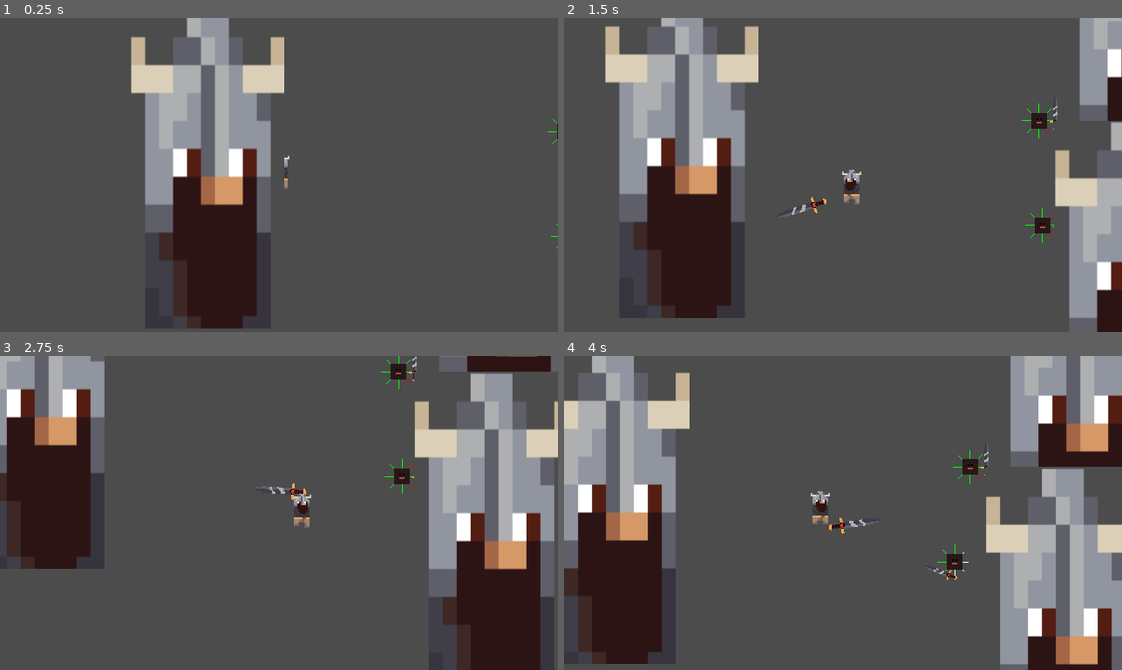
Above: before the commit, frames 1-4 (two rows, left to right).
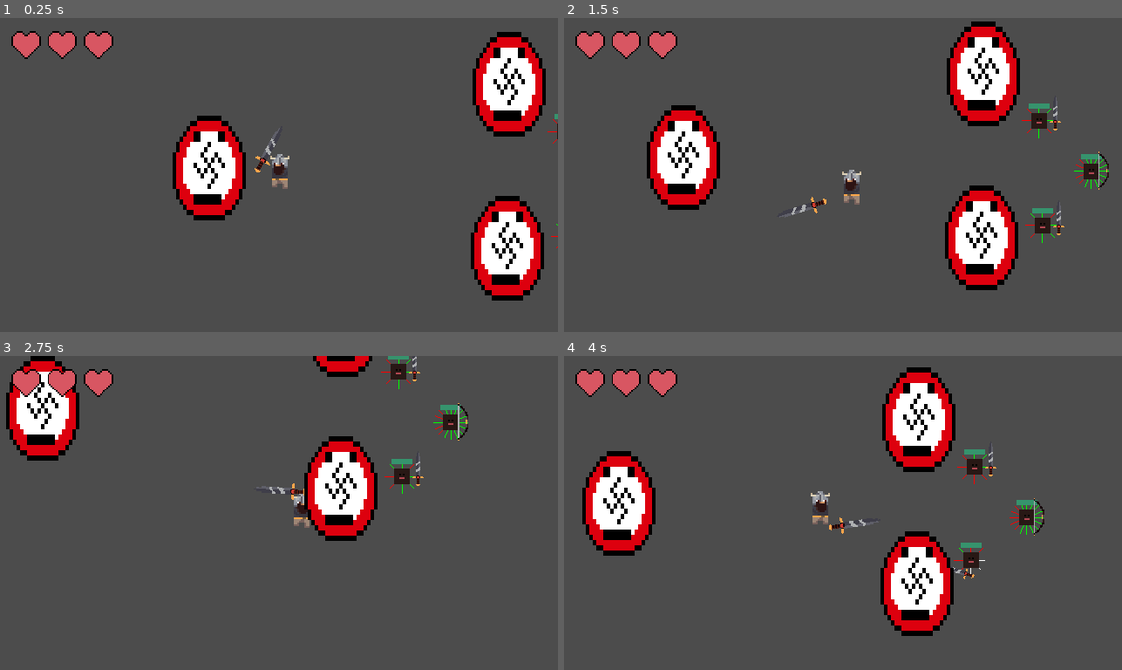
Above: after the commit, the same moments.

Repository: theomayoraz30/dwarf_adventure
Game: Godot game, scene res://scenes/main.tscn
Same seed, same stepped clock (60 frames per second), same inputs: the game is played once before the commit and once after it. Sound files missing from this copy of the repository are replaced by a short silence.
Inputs (mouse positions are in pixels of both pictures, inside the frame that each line leads up to):
- Up to frame 1 (0.25 s): no input
- Up to frame 2 (1.5 s): tap Enter at 0.5 s; move the mouse to (965, 159) at 0.52 s; press the mouse at (965, 159) at 0.53 s; hold D (right) 0.53-1.28 s; move the mouse to (731, 190) at 1.27 s; release the mouse at (731, 190) at 1.28 s; hold S (down) from 1.28 s (still down); click (731, 190) at 1.35 s
- Up to frame 3 (2.75 s): move the mouse to (334, 443) at 2.02 s; release S (down) at 2.03 s; press the mouse at (334, 443) at 2.03 s; hold D (right) from 2.03 s (still down)
- Up to frame 4 (4 s): move the mouse to (815, 575) at 2.77 s; release D (right) at 2.78 s; release the mouse at (815, 575) at 2.78 s; hold W (up) 2.78-3.53 s; click (815, 575) at 2.85 s; move the mouse to (1010, 560) at 3.52 s; press the mouse at (1010, 560) at 3.53 s; hold A (left) from 3.53 s (still down)

The runs differ from the first frame. In frame 1, 27% of the frame differs, in the area x 2-100%, y 0-99%; in frame 2, 35%; in frame 3, 35%; in frame 4, 45%, in the area x 0-100%, y 0-100%.

Commit message:
health & goblin hit sound

Diff:
--- a/enemies/EnemyMelee.tscn
+++ b/enemies/EnemyMelee.tscn
@@ -1,9 +1,12 @@
-[gd_scene load_steps=10 format=2]
+[gd_scene load_steps=13 format=2]
 
 [ext_resource path="res://scenes/Weapon.gd" type="Script" id=1]
 [ext_resource path="res://enemies/enemy_melee.gd" type="Script" id=2]
 [ext_resource path="res://enemies/blackEnemies.png" type="Texture" id=3]
 [ext_resource path="res://player/sword.png" type="Texture" id=4]
+[ext_resource path="res://UI/healthbar-bg.png" type="Texture" id=5]
+[ext_resource path="res://UI/healthbar.png" type="Texture" id=6]
+[ext_resource path="res://sound/zemmour-goblin.mp3" type="AudioStream" id=7]
 
 [sub_resource type="RectangleShape2D" id=1]
 extents = Vector2( 4.5, 4.5 )
@@ -126,6 +129,17 @@
 agro_range = 150
 patrol_range = 20
 
+[node name="HealthProgess" type="TextureProgress" parent="."]
+margin_left = -6.0
+margin_top = -10.0
+margin_right = 122.0
+margin_bottom = 30.0
+rect_scale = Vector2( 0.0942375, 0.0942375 )
+max_value = 6.0
+value = 6.0
+texture_under = ExtResource( 5 )
+texture_progress = ExtResource( 6 )
+
 [node name="Sprite" type="Sprite" parent="."]
 texture = ExtResource( 3 )
 
@@ -154,4 +168,8 @@
 scale = Vector2( 0.5, 0.5 )
 texture = ExtResource( 4 )
 
+[node name="HitSound" type="AudioStreamPlayer" parent="."]
+stream = ExtResource( 7 )
+pitch_scale = 0.9
+
 [connection signal="body_entered" from="Weapon" to="." method="_on_weapon_body_entered"]
--- a/enemies/EnemyRanged.tscn
+++ b/enemies/EnemyRanged.tscn
@@ -1,10 +1,13 @@
-[gd_scene load_steps=15 format=2]
+[gd_scene load_steps=18 format=2]
 
 [ext_resource path="res://enemies/enemy_ranged.gd" type="Script" id=1]
 [ext_resource path="res://enemies/blackEnemies.png" type="Texture" id=2]
 [ext_resource path="res://icons/bow-icon.png" type="Texture" id=3]
 [ext_resource path="res://enemies/Arrow.tscn" type="PackedScene" id=4]
 [ext_resource path="res://enemies/bow-sheet.png" type="Texture" id=5]
+[ext_resource path="res://UI/healthbar-bg.png" type="Texture" id=6]
+[ext_resource path="res://UI/healthbar.png" type="Texture" id=7]
+[ext_resource path="res://sound/zemmour-goblin.mp3" type="AudioStream" id=8]
 
 [sub_resource type="RectangleShape2D" id=1]
 extents = Vector2( 4.5, 4.5 )
@@ -103,6 +106,17 @@
 flee_range = 100
 ARROW_SPEED = 50
 
+[node name="HealthProgess" type="TextureProgress" parent="."]
+margin_left = -6.0
+margin_top = -10.0
+margin_right = 122.0
+margin_bottom = 30.0
+rect_scale = Vector2( 0.0942375, 0.0942375 )
+max_value = 6.0
+value = 6.0
+texture_under = ExtResource( 6 )
+texture_progress = ExtResource( 7 )
+
 [node name="Sprite" type="Sprite" parent="."]
 texture = ExtResource( 2 )
 
@@ -133,4 +147,9 @@
 scale = Vector2( 0.04, 0.04 )
 texture = ExtResource( 3 )
 
+[node name="HitSound" type="AudioStreamPlayer" parent="."]
+stream = ExtResource( 8 )
+pitch_scale = 0.8
+
 [connection signal="animation_finished" from="Weapon/AnimationPlayer" to="." method="_on_anim_player_animation_finished"]
+[connection signal="finished" from="HitSound" to="." method="_on_HitSound_finished"]
--- a/enemies/enemy.gd
+++ b/enemies/enemy.gd
@@ -13,7 +13,6 @@
 export var damage = 1;
 export var health = 3;
 
-
 var SPEED: float = 150;
 
 onready var player: KinematicBody2D = get_parent().get_node("player");
@@ -21,6 +20,7 @@
 onready var weapon = $Weapon;
 #onready var anim_player := $AnimationPlayer;
 onready var anim_player_weapon := $Weapon/AnimationPlayer;
+onready var healthbar: TextureProgress = $HealthProgess;
 
 enum { IDLE, PATROL, ATTACK };
 var state = IDLE;
@@ -40,14 +40,17 @@
 
 var patrol_position = Vector2.ZERO;
 
+onready var timer = $Timer;
+
 func _ready():
 	setup_rays();
 	get_random_patrol_point()
 
-	var err = $Timer.connect("timeout", self, "timer_timeout");
+	healthbar.max_value = health;
+
+	var err = timer.connect("timeout", self, "timer_timeout");
 	if err: print_debug(err)
-	else:
-		$Timer.start(rand_range(2, 5));
+	else: timer.start(rand_range(2, 5));
 
 func setup_rays():
 	interest.resize(num_rays);
@@ -150,10 +153,13 @@
 
 func take_damage(damage):
 	health -= damage;
+	healthbar.value = health;
+	$HitSound.play();
 	player.knockback_vector = player.global_position.direction_to(global_position);
 	knockback = player.knockback_vector * 100;
 	if health <= 0:
 		die();
 
 func die():
-	pass;
+	yield($HitSound, "finished");
+	queue_free()
--- a/player/player.gd
+++ b/player/player.gd
@@ -1,4 +1,7 @@
 extends KinematicBody2D
+
+signal died();
+signal take_damage(damage);
 
 # Speed for the player
 export (int) var SPEED = 200;
@@ -32,11 +35,12 @@
 func take_damage(damage, enemy):
 	health -= damage;
 	knockback = enemy.knockback_vector * 100;
+	emit_signal("take_damage", health)
 	if health <= 0:
 		die();
 
 func die():
-	pass;
+	emit_signal("died");
 
 func _process(_delta):
 	sword_to_mouse();
--- /dev/null
+++ b/scenes/Level1.tscn
@@ -0,0 +1,103 @@
+[gd_scene load_steps=9 format=2]
+
+[ext_resource path="res://scenes/level.gd" type="Script" id=1]
+[ext_resource path="res://UI/full.png" type="Texture" id=2]
+[ext_resource path="res://enemies/zina.png" type="Texture" id=5]
+[ext_resource path="res://enemies/EnemyRanged.tscn" type="PackedScene" id=6]
+[ext_resource path="res://player/player.tscn" type="PackedScene" id=7]
+[ext_resource path="res://enemies/EnemyMelee.tscn" type="PackedScene" id=8]
+[ext_resource path="res://scenes/health.gd" type="Script" id=10]
+
+[sub_resource type="CapsuleShape2D" id=1]
+radius = 16.0
+height = 32.0
+
+[node name="Level1" type="Node2D"]
+script = ExtResource( 1 )
+
+[node name="CanvasLayer" type="CanvasLayer" parent="."]
+layer = 3
+
+[node name="Health" type="HBoxContainer" parent="CanvasLayer"]
+margin_right = 80.0
+margin_bottom = 32.0
+rect_scale = Vector2( 0.939833, 0.939833 )
+custom_constants/separation = -10
+script = ExtResource( 10 )
+
+[node name="1" type="TextureRect" parent="CanvasLayer/Health"]
+margin_right = 32.0
+margin_bottom = 32.0
+texture = ExtResource( 2 )
+
+[node name="2" type="TextureRect" parent="CanvasLayer/Health"]
+margin_left = 22.0
+margin_right = 54.0
+margin_bottom = 32.0
+texture = ExtResource( 2 )
+
+[node name="3" type="TextureRect" parent="CanvasLayer/Health"]
+margin_left = 44.0
+margin_right = 76.0
+margin_bottom = 32.0
+texture = ExtResource( 2 )
+
+[node name="player" parent="." instance=ExtResource( 7 )]
+position = Vector2( 52, 95 )
+SPEED = 75
+
+[node name="Camera2D" type="Camera2D" parent="player"]
+current = true
+smoothing_enabled = true
+
+[node name="EnemyMelee" parent="." instance=ExtResource( 8 )]
+position = Vector2( 216, 70 )
+health = 5
+
+[node name="EnemyMelee2" parent="." instance=ExtResource( 8 )]
+position = Vector2( 218, 130 )
+health = 5
+
+[node name="EnemyRanged" parent="." instance=ExtResource( 6 )]
+position = Vector2( 246, 99 )
+
+[node name="StaticBody2D" type="StaticBody2D" parent="."]
+position = Vector2( 11, 91 )
+__meta__ = {
+"_edit_group_": true
+}
+
+[node name="Sprite" type="Sprite" parent="StaticBody2D"]
+scale = Vector2( 2, 3 )
+texture = ExtResource( 5 )
+
+[node name="CollisionShape2D" type="CollisionShape2D" parent="StaticBody2D"]
+shape = SubResource( 1 )
+
+[node name="StaticBody2D2" type="StaticBody2D" parent="."]
+position = Vector2( 183, 43 )
+__meta__ = {
+"_edit_group_": true
+}
+
+[node name="Sprite" type="Sprite" parent="StaticBody2D2"]
+scale = Vector2( 2, 3 )
+texture = ExtResource( 5 )
+
+[node name="CollisionShape2D" type="CollisionShape2D" parent="StaticBody2D2"]
+shape = SubResource( 1 )
+
+[node name="StaticBody2D3" type="StaticBody2D" parent="."]
+position = Vector2( 182, 137 )
+__meta__ = {
+"_edit_group_": true
+}
+
+[node name="Sprite" type="Sprite" parent="StaticBody2D3"]
+scale = Vector2( 2, 3 )
+texture = ExtResource( 5 )
+
+[node name="CollisionShape2D" type="CollisionShape2D" parent="StaticBody2D3"]
+shape = SubResource( 1 )
+
+[connection signal="take_damage" from="player" to="CanvasLayer/Health" method="update_health"]
--- /dev/null
+++ b/scenes/health.gd
@@ -0,0 +1,15 @@
+extends HBoxContainer
+
+
+var heart_full = preload("res://UI/full.png")
+var heart_empty = preload("res://UI/empty.png")
+var heart_half = preload("res://UI/half.png")
+
+func update_health(hp):
+	for i in get_child_count():
+		if hp > i * 2 + 1:
+			get_child(i).texture = heart_full
+		elif hp > i * 2:
+			get_child(i).texture = heart_half
+		else:
+			get_child(i).texture = heart_empty
--- /dev/null
+++ b/scenes/level.gd
@@ -0,0 +1,28 @@
+extends Node2D
+
+signal scene_changed(levelName);
+signal scene_setup(enemyHealth);
+signal set_player_health_ui(damage);
+signal set_enemy_health_ui(damage);
+
+export var next_level_name = "Fight";
+export var next_enemy_health = 20;
+
+# Called when the node enters the scene tree for the first time.
+
+func on_scene_load():
+	$player.connect("died", self, "on_player_death");
+	$player.connect("damageTaken", self, "on_player_damage_taken");
+
+func cleanup(anim_player):
+	if anim_player.is_playing():
+		yield(anim_player, "finished");
+	emit_signal("scene_setup", next_enemy_health);
+	queue_free();
+
+# PLAYER
+func on_player_death():
+	emit_signal("scene_changed", "GameOver");
+
+func on_player_damage_taken(damage):
+	emit_signal("set_player_health_ui", damage);
--- a/scenes/main.tscn
+++ b/scenes/main.tscn
@@ -1,68 +1,11 @@
-[gd_scene load_steps=6 format=2]
+[gd_scene load_steps=3 format=2]
 
-[ext_resource path="res://enemies/EnemyMelee.tscn" type="PackedScene" id=1]
-[ext_resource path="res://player/player.tscn" type="PackedScene" id=2]
-[ext_resource path="res://icon.png" type="Texture" id=3]
-[ext_resource path="res://enemies/EnemyRanged.tscn" type="PackedScene" id=4]
-
-[sub_resource type="CapsuleShape2D" id=1]
-radius = 16.0
-height = 32.0
+[ext_resource path="res://scenes/Level1.tscn" type="PackedScene" id=1]
+[ext_resource path="res://scenes/scene_changer.gd" type="Script" id=5]
 
 [node name="main" type="Node2D"]
+script = ExtResource( 5 )
 
-[node name="player" parent="." instance=ExtResource( 2 )]
-position = Vector2( 52, 95 )
-SPEED = 75
+[node name="CurrentScene" parent="." instance=ExtResource( 1 )]
 
-[node name="Camera2D" type="Camera2D" parent="player"]
-current = true
-smoothing_enabled = true
-
-[node name="EnemyMelee" parent="." instance=ExtResource( 1 )]
-position = Vector2( 216, 70 )
-
-[node name="EnemyMelee2" parent="." instance=ExtResource( 1 )]
-position = Vector2( 218, 130 )
-
-[node name="EnemyRanged" parent="." instance=ExtResource( 4 )]
-position = Vector2( 246, 99 )
-
-[node name="StaticBody2D" type="StaticBody2D" parent="."]
-position = Vector2( 11, 91 )
-__meta__ = {
-"_edit_group_": true
-}
-
-[node name="Sprite" type="Sprite" parent="StaticBody2D"]
-scale = Vector2( 0.5, 1 )
-texture = ExtResource( 3 )
-
-[node name="CollisionShape2D" type="CollisionShape2D" parent="StaticBody2D"]
-shape = SubResource( 1 )
-
-[node name="StaticBody2D2" type="StaticBody2D" parent="."]
-position = Vector2( 275, 40 )
-__meta__ = {
-"_edit_group_": true
-}
-
-[node name="Sprite" type="Sprite" parent="StaticBody2D2"]
-scale = Vector2( 0.5, 1 )
-texture = ExtResource( 3 )
-
-[node name="CollisionShape2D" type="CollisionShape2D" parent="StaticBody2D2"]
-shape = SubResource( 1 )
-
-[node name="StaticBody2D3" type="StaticBody2D" parent="."]
-position = Vector2( 269, 162 )
-__meta__ = {
-"_edit_group_": true
-}
-
-[node name="Sprite" type="Sprite" parent="StaticBody2D3"]
-scale = Vector2( 0.5, 1 )
-texture = ExtResource( 3 )
-
-[node name="CollisionShape2D" type="CollisionShape2D" parent="StaticBody2D3"]
-shape = SubResource( 1 )
+[node name="AnimationPlayer" type="AnimationPlayer" parent="."]
--- /dev/null
+++ b/scenes/scene_changer.gd
@@ -0,0 +1,34 @@
+extends Node2D
+
+export var first_level = "Level1";
+
+onready var current_level = $CurrentScene;
+onready var anim_player = $AnimationPlayer;
+
+var next_level = null;
+
+# Called when the node enters the scene tree for the first time.
+func _ready():
+	current_level.on_scene_load();
+
+func play_game():
+	get_node("CanvasLayer/PlayButton").queue_free();
+	change_scene(first_level);
+
+func change_scene(next_level_name: String):
+	print("Next level " + next_level_name);
+	next_level = load("res://scenes/" + next_level_name + ".tscn").instance();
+	anim_player.play("fade_in");
+	next_level.connect("scene_changed", self, "change_scene");
+	next_level.name = next_level_name;
+
+
+func on_animation_finished(anim_name: String):
+	match anim_name:
+		"fade_in":
+			current_level.cleanup(anim_player);
+			current_level = next_level;
+			add_child(current_level);
+			next_level = null;
+			anim_player.play("fade_out");
+			current_level.on_scene_load()
Binary file added: UI/empty-hearts.png
Not shown, added: UI/empty-hearts.png.import
Binary file added: UI/empty.png
Not shown, added: UI/empty.png.import
Binary file added: UI/full.png
Not shown, added: UI/full.png.import
Binary file added: UI/half.png
Not shown, added: UI/half.png.import
Binary file added: UI/healthbar-bg.png
Not shown, added: UI/healthbar-bg.png.import
Binary file added: UI/healthbar.png
Not shown, added: UI/healthbar.png.import
(and 3 more such lines)
